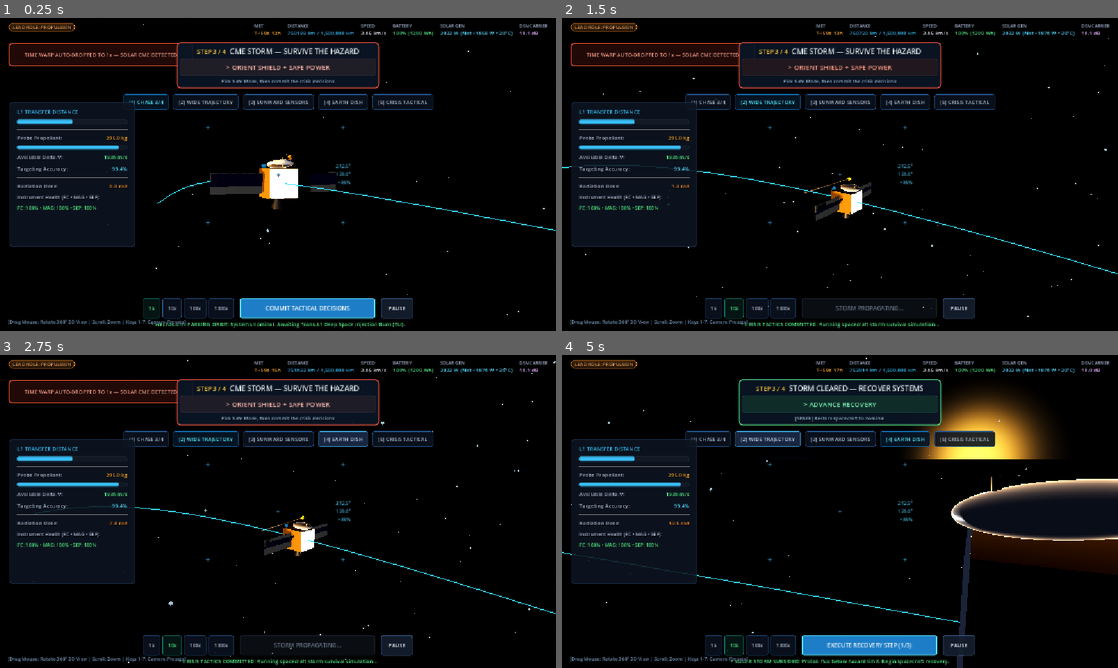
Above: before the commit, frames 1-4 (two rows, left to right).
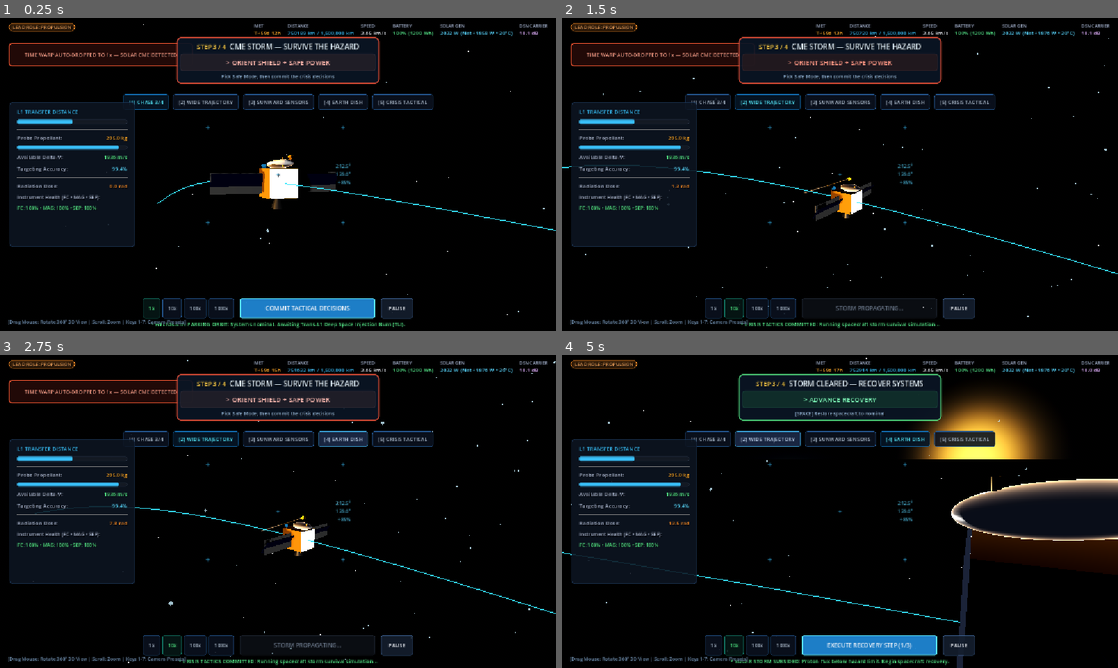
Above: after the commit, the same moments.

Repository: mohammedomarworks/margin-space-mission-game
Game: Godot game, scene res://margin/scenes/helios4_crisis.tscn
Same seed, same stepped clock (60 frames per second), same inputs: the game is played once before the commit and once after it. This scene is started directly instead of the project's main scene.
Inputs (mouse positions are in pixels of both pictures, inside the frame that each line leads up to):
- Up to frame 1 (0.25 s): no input
- Up to frame 2 (1.5 s): tap Enter at 0.5 s; move the mouse to (962, 158) at 0.52 s; hold Right (ui_right) 0.53-1.25 s; tap C at 0.6 s; click (962, 158) at 0.67 s; tap Space at 0.77 s; drag from (728, 190) to (812, 237) at 1.27 s
- Up to frame 3 (2.75 s): move the mouse to (333, 442) at 2.02 s; hold Right (ui_right) from 2.03 s (still down); tap 2 at 2.1 s
- Up to frame 4 (5 s): release Right (ui_right) at 2.75 s; drag from (812, 574) to (673, 464) at 2.77 s; move the mouse to (1006, 558) at 3.52 s; hold Left (ui_left) 3.53-4.25 s; tap 4 at 3.6 s; tap Space at 3.77 s; drag from (673, 464) to (756, 433) at 4.27 s

The runs differ from the first frame. In frame 1, 2.9% of the frame differs, in the area x 31-69%, y 6-23%; in frame 2, 2.9%; in frame 3, 2.9%; in frame 4, 3.6%.

Commit message:
fix: clear crisis panel below objective HUD

Diff:
--- a/margin/scenes/helios4_crisis.tscn
+++ b/margin/scenes/helios4_crisis.tscn
@@ -781,9 +781,9 @@
 anchor_right = 0.5
 anchor_bottom = 0.5
 offset_left = -440.0
-offset_top = -210.0
+offset_top = -180.0
 offset_right = 440.0
-offset_bottom = 210.0
+offset_bottom = 240.0
 grow_horizontal = 2
 grow_vertical = 2
 theme_override_styles/panel = SubResource("Style_TacticalCrisisCard")
--- a/margin/scenes/helios4_deep_space.tscn
+++ b/margin/scenes/helios4_deep_space.tscn
@@ -782,9 +782,9 @@
 anchor_right = 0.5
 anchor_bottom = 0.5
 offset_left = -440.0
-offset_top = -170.0
+offset_top = -140.0
 offset_right = 440.0
-offset_bottom = 170.0
+offset_bottom = 200.0
 grow_horizontal = 2
 grow_vertical = 2
 theme_override_styles/panel = SubResource("Style_TacticalCrisisCard")
--- a/margin/scripts/helios4_deep_space_controller.gd
+++ b/margin/scripts/helios4_deep_space_controller.gd
@@ -1797,7 +1797,7 @@
 	objective_banner = ObjectiveBanner.new()
 	objective_banner.name = "ObjectiveBanner"
 	objective_banner.set_anchors_preset(Control.PRESET_CENTER_TOP)
-	objective_banner.position = Vector2(-210, 50)
+	objective_banner.position = Vector2(-210, 40)
 	objective_banner.custom_minimum_size = Vector2(420, 0)
 	objective_banner.size = Vector2(420, 0)
 	objective_banner.action_pressed.connect(_on_primary_action_pressed)
Not shown, changed: build/helios4_test/index.pck
Not shown, changed: build/web/index.pck
